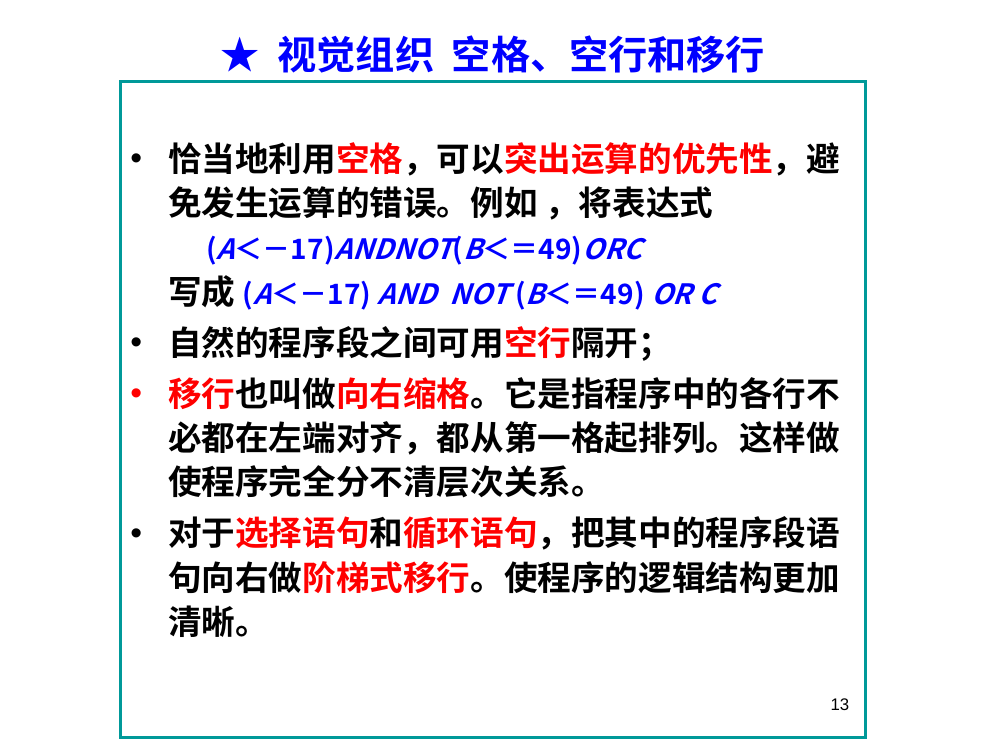
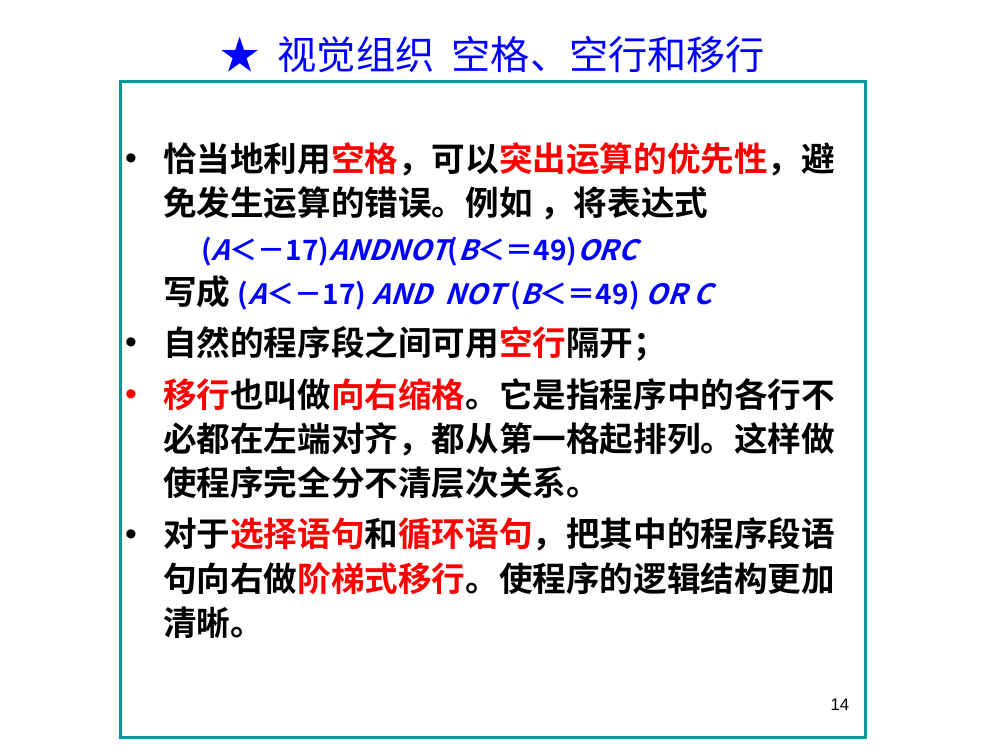
Before and after one commit to 3d-fishing/3D-app, a slide deck: slide 14 of 软件工程基础7.1.pptx (slide 13 before the commit). Drawn at 1008x756 pixels with LibreOffice and Linux fonts; fonts in the diff are those of the drawing; background and template pictures are left out. Boxes give left, top, right and bottom in pixels: in the first picture for what was removed or moved away, otherwise in the second. Text is boxed around its words. In the diff, an @@ line names an element or a change of style, - is before the commit and + after.

```diff
--- a/软件工程基础7.1.pptx
+++ b/软件工程基础7.1.pptx
@@ text "★ 视觉组织 空格、空行和移行" at (278,36,765,73): bold off @@
@@ text "恰当地利用空格，可以突出运算的优先性，避免发生运算的错误。例如 ，将表达式 (A＜－17)ANDNOT(B＜＝49)OR ...": place and size @@
-text "恰当地利用空格，可以突出运算的优先性，避免发生运算的错误。例如 ，将表达式 (A＜－17)ANDNOT(B＜＝49)OR ..." at (120,82,866,738)
+text "恰当地利用空格，可以突出运算的优先性，避免发生运算的错误。例如 ，将表达式 (A＜－17)ANDNOT(B＜＝49)OR ..." at (163,142,835,638)
@@ text "恰当地利用空格，可以突出运算的优先性，避免发生运算的错误。例如 ，将表达式 (A＜－17)ANDNOT(B＜＝49)OR ..." at (163,142,835,638): font Times New Roman to Noto Sans CJK SC in "移行也叫做向右缩格。它是指程序中的各行不必都在左端对齐，都从第一格起排列。这样做使程序完全分不清层次关系。", "对于选择语句和循环语句，把其中的程序段语句向右做阶梯式移行。使程序的逻辑结构更加清晰。"; more space between paragraphs; outline #009999 2.25 pt to none @@
@@ rectangle added at (120,82,866,738), outline #009999 2.25 pt @@
@@ page number removed at (831,698,850,710) @@
-13
@@ page number added at (831,698,850,710), 12 pt, text #000000 @@
+14
```
Also in this commit, not shown: 30 other slides changed, 5 slides added, 2 slides removed.
